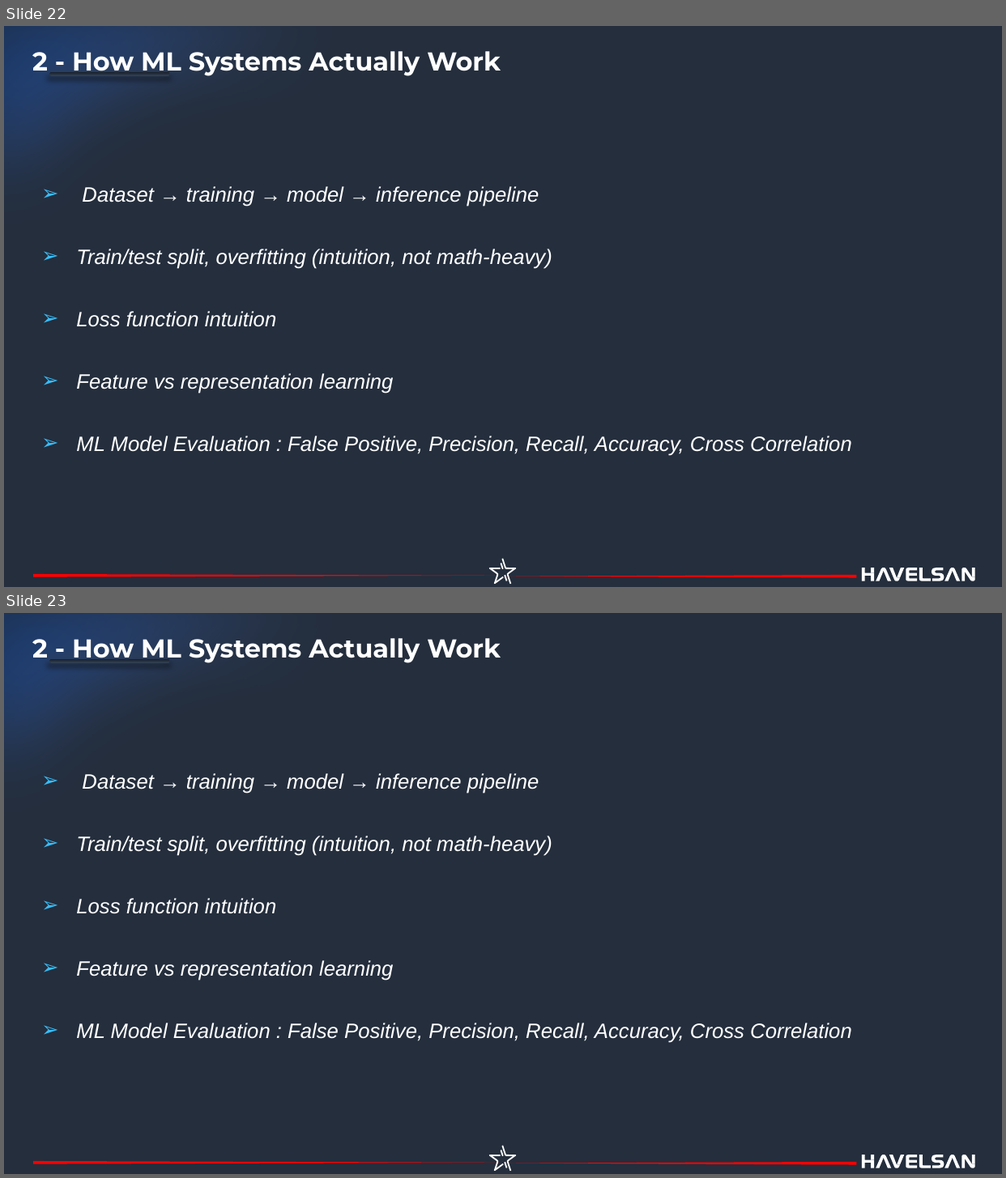
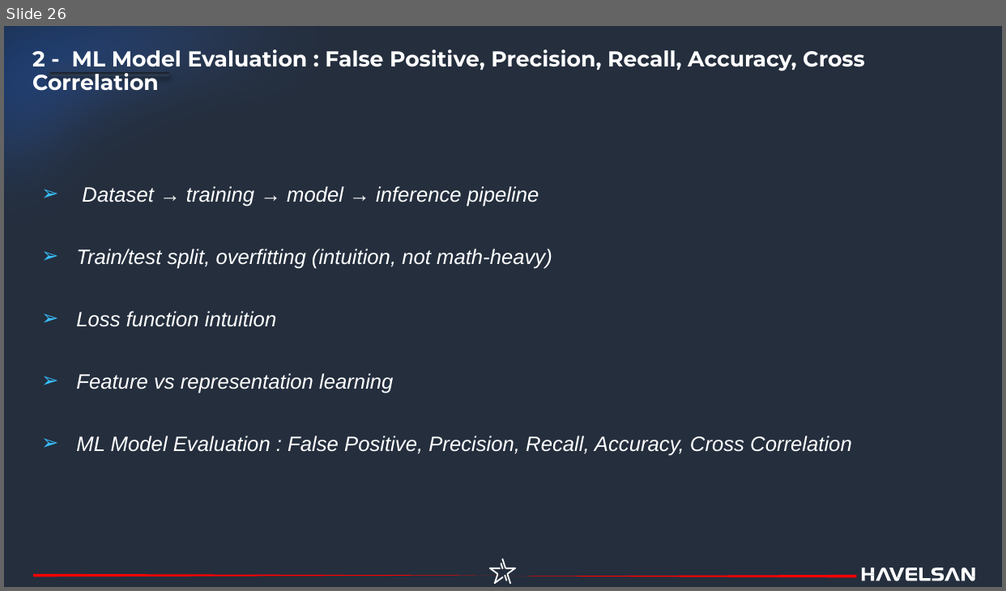
Before and after one commit to havelsan/YZ_EGITIM, a slide deck: presentations/01.Day_1_—_Core_AI_and_Machine_Learning_Foundations_Engineer-Oriented.pptx. Shown one above the other, each under a label of ours: slides 22 and 23 before the commit, slide 26 after it. The pictures are 1006x1178 and 1006x591 pixels, drawn with LibreOffice and Linux fonts; fonts in the diff are those of the drawing. Boxes give left, top, right and bottom in pixels: in the first picture for what was removed or moved away, otherwise in the second. Text is boxed around its words. In the diff, an @@ line names an element or a change of style, - is before the commit and + after.

```diff
--- a/presentations/01.Day_1_—_Core_AI_and_Machine_Learning_Foundations_Engineer-Oriented.pptx
+++ b/presentations/01.Day_1_—_Core_AI_and_Machine_Learning_Foundations_Engineer-Oriented.pptx
@@ slide 23 removed at (4,613,1002,1174), background #242E3D; not listed: 8 template elements that a slide beside it also shows @@
@@ text removed at (32,638,501,663) @@
-2 - How ML Systems Actually Work
@@ text removed at (76,773,852,1043) @@
-➢ Dataset → training → model → inference pipeline
-➢ Train/test split, overfitting (intuition, not math-heavy)
-➢ Loss function intuition
-➢ Feature vs representation learning
-➢ ML Model Evaluation : False Positive, Precision, Recall, Accuracy, Cross Correlation
@@ what was slide 22 is now slide 26 @@
@@ slide 26 changed as well @@
@@ text at (32,49,865,91): text changed; size 24.9 to 20.8 pt @@
-2 - How ML Systems Actually Work
+2 - ML Model Evaluation : False Positive, Precision, Recall, Accuracy, Cross Correlation
@@ outline redrawn in 5 elements at (4,26,856,463), (33,574,501,578), (504,575,857,578), (49,72,170,76), (49,72,170,76) @@
```
Also in this commit, not shown: 25 other slides changed, 5 slides added, 1 other slide removed, 4 other files.
